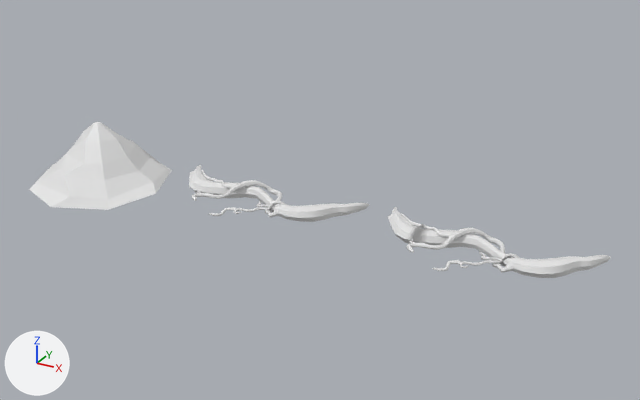
Renders of the FBX model Assets/Art/Props/Ingredients/Oakroot/SM_OakRoot.fbx from each side of a commit.
Both versions are drawn from a 50 mm camera at (0.222, -0.676, 0.345) aimed at (-0.158, 0.015, -0.001). Every picture has the same lights, and +X, +Y and +Z are marked at lower left. The first picture is the older version. Where no turn or scale is listed for an object, it has been applied to the vertices. Vertices at exactly the same position are counted once.

Objects in the first picture: 'OakRoot_Mushed', 'OakRoot_slice01', 'OakRoot_slice02', 'OakRoot_slice03', 'Oakroot_Whole'.
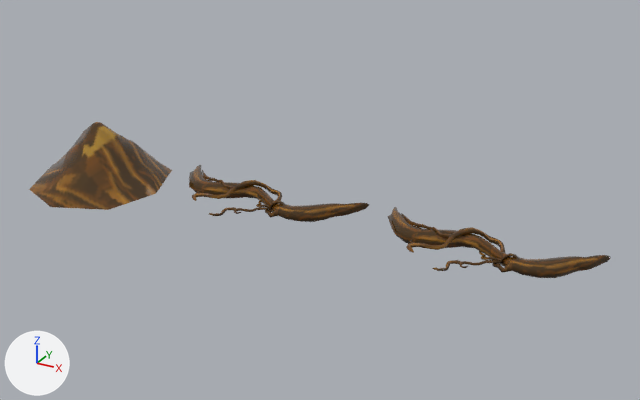
The newer file is also turned or shifted as a whole; pictures and numbers use the older file's frame.

Pixel boxes [x1, y1, x2, y2] of what changed, in the pictures (640 x 400 px):
'OakRoot_Mushed', recoloured (white to brown): [29, 122, 172, 210] in both
'Oakroot_Whole', recoloured, shading changed (white to brown): [388, 207, 611, 278] in both
'OakRoot_slice02', recoloured (white to brown): [192, 178, 282, 217] in both
'OakRoot_slice03', recoloured (white to brown): [273, 201, 369, 222] in both
'OakRoot_slice01', recoloured (white to brown): [189, 165, 213, 193] in both

The change in detail:
Picture 'BC_OakRoot.png' (img_bc_oakroot_png) is new.
Material 'Material #25' (mat_material__25) is new.
Its texture is img_bc_oakroot_png.
Its roughness is 0.0.
me_mesh has 58 vertices, 56 faces and spans x -0.081..0.081, y -0.085..0.085, z -0.031..0.042.
me_mesh gains material mat_material__25 (picture img_bc_oakroot_png).
me_mesh_003 has 207 vertices, 208 faces and spans x 0.0425..0.1148, y -0.0304..0.0308, z -0.0095..0.006.
me_mesh_003 gains material mat_material__25 (picture img_bc_oakroot_png).
me_mesh_004 has 128 vertices, 124 faces and spans x -0.0886..-0.043, y -0.0211..0.0357, z -0.0096..0.0062.
me_mesh_004 gains material mat_material__25 (picture img_bc_oakroot_png).
me_mesh_001 has 1310 vertices, 1326 faces and spans x -0.089..0.115, y -0.057..0.036, z -0.012..0.009.
me_mesh_001 is used by ob_oakroot_whole; location (0.0, 0.0, 0.0).
me_mesh_001 part 1: all faces are now shaded flat (1326 of 1326 changed).
me_mesh_001 gains material mat_material__25 (picture img_bc_oakroot_png).
me_mesh_002 has 996 vertices, 994 faces and spans x -0.045..0.0449, y -0.0574..0.0206, z -0.0117..0.0094.
me_mesh_002 gains material mat_material__25 (picture img_bc_oakroot_png).
